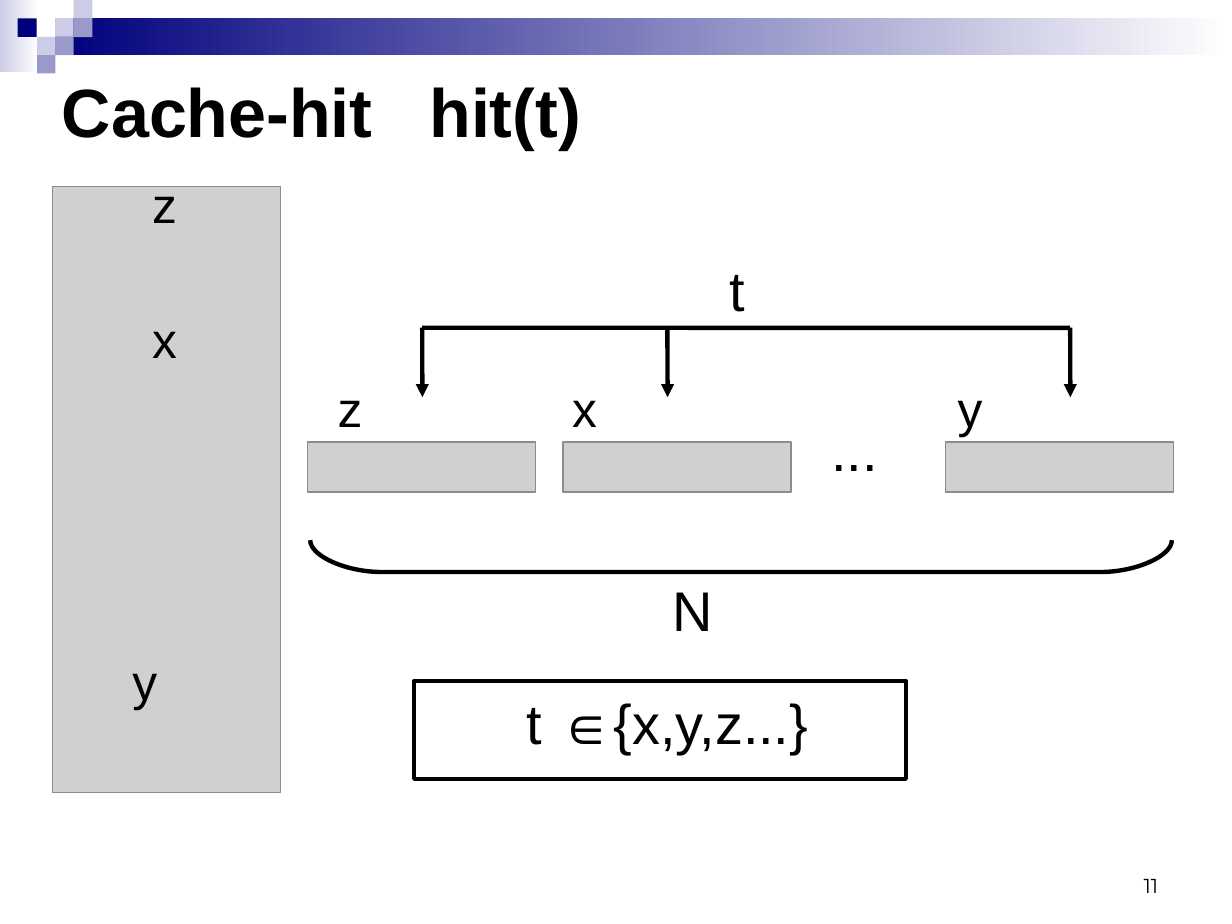
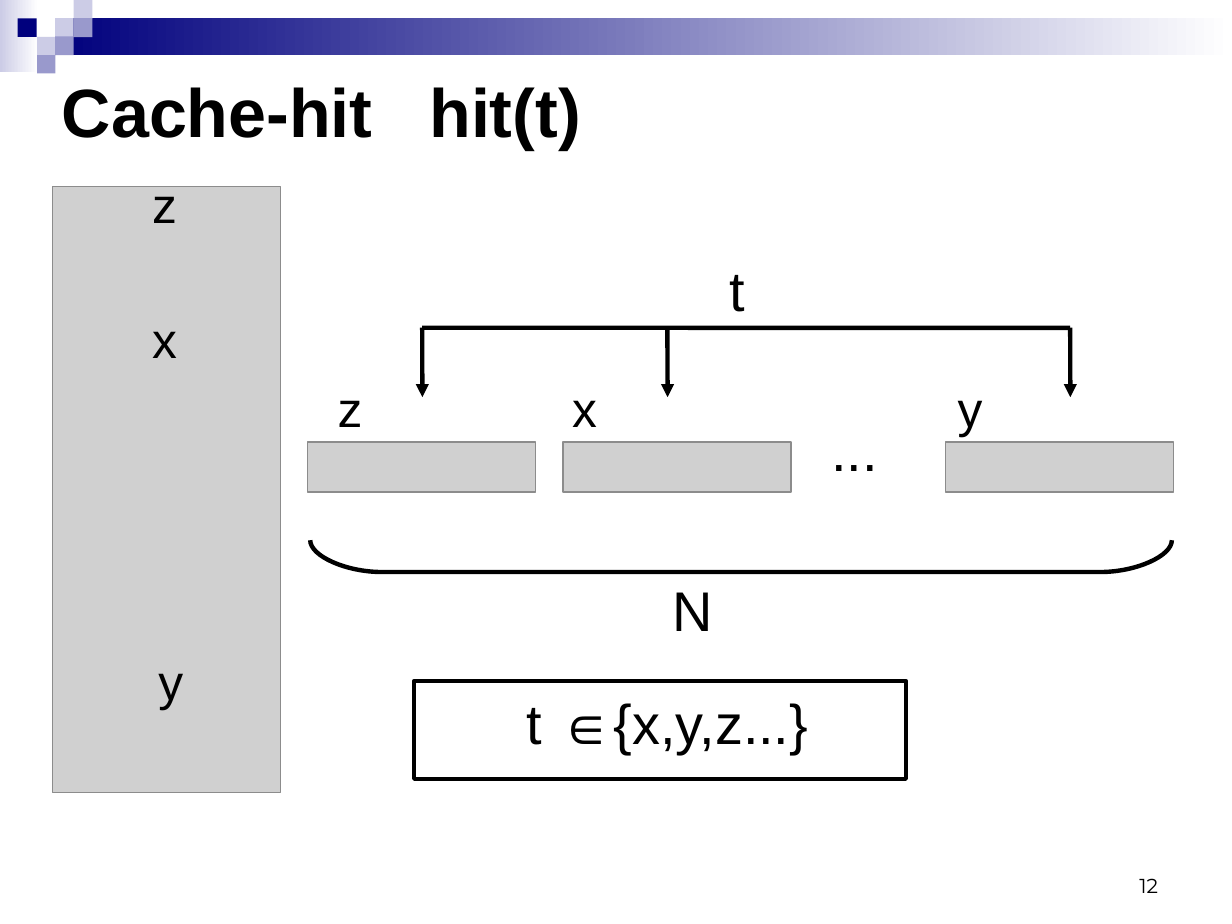
Before and after one commit to kornevgen/tesla-project, a slide deck: slide 12 of papers/unpublished/SummerSchool09/sumsch09-3.ppt (slide 11 before the commit). Drawn at 1232x924 pixels with LibreOffice and Linux fonts; fonts in the diff are those of the drawing; grey boxes stand for pictures. Boxes give left, top, right and bottom in pixels: in the first picture for what was removed or moved away, otherwise in the second. Text is boxed around its words. In the diff, an @@ line names an element or a change of style, - is before the commit and + after.

```diff
--- a/papers/unpublished/SummerSchool09/sumsch09-3.ppt
+++ b/papers/unpublished/SummerSchool09/sumsch09-3.ppt
@@ text "y": place and size @@
-text "y" at [132,673,157,710]
+text "y" at [158,673,183,710]
@@ page number at [1139,878,1158,893]: text changed @@
-11
+12
```
Also in this commit, not shown: 13 other slides changed, 1 slide added.
